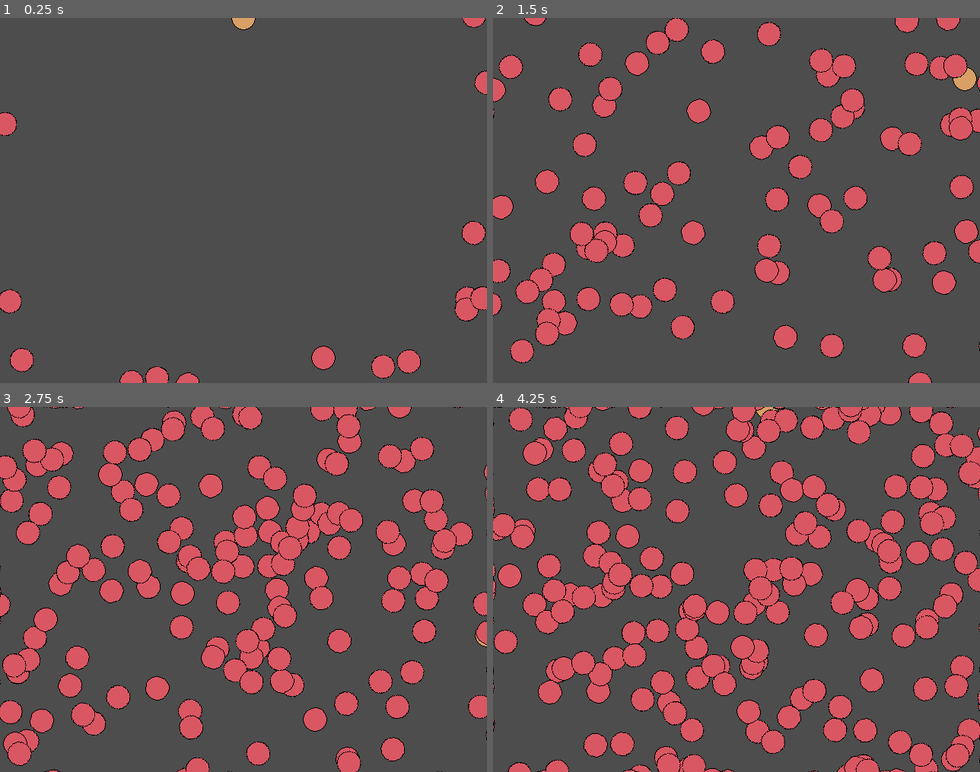
Above: before the commit, frames 1-4 (two rows, left to right).
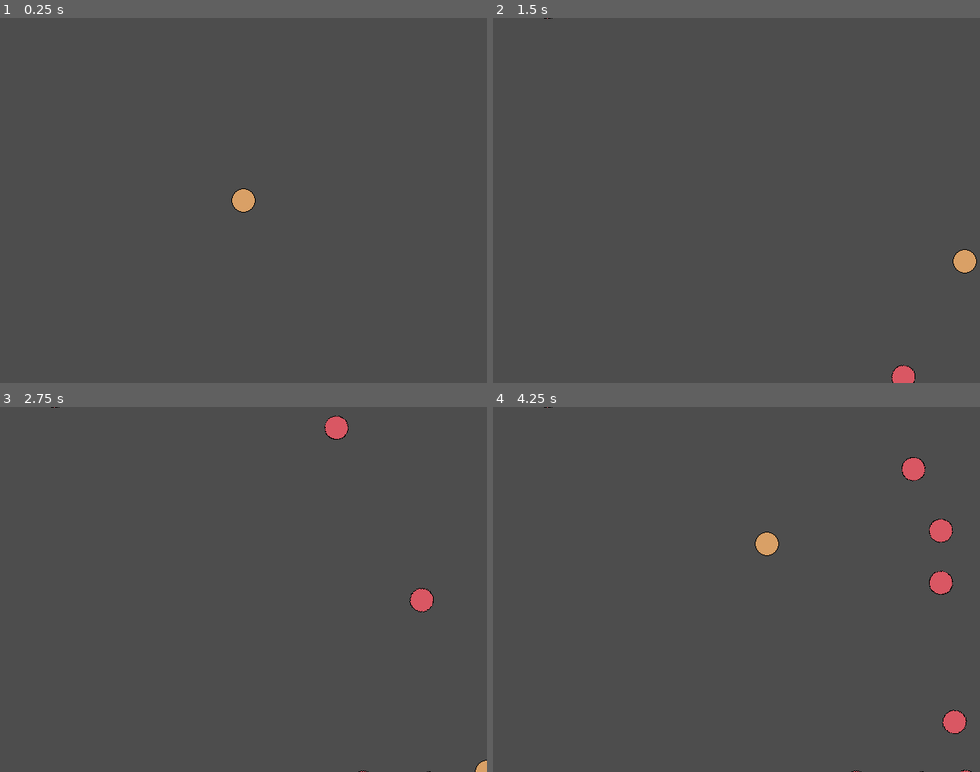
Above: after the commit, the same moments.

Repository: zundouz/ldjam54_odango
Game: Godot game, scene res://main.tscn
Same seed, same stepped clock (60 frames per second), same inputs: the game is played once before the commit and once after it.
Inputs:
- Up to frame 1 (0.25 s): no input
- Up to frame 2 (1.5 s): hold Right (move_right) 0.53-1.28 s; hold Down (move_down) from 1.28 s (still down)
- Up to frame 3 (2.75 s): release Down (move_down) at 2.03 s; hold Right (move_right) from 2.03 s (still down)
- Up to frame 4 (4.25 s): release Right (move_right) at 2.78 s; hold Up (move_up) 2.78-3.53 s; hold Left (move_left) from 3.53 s (still down)

The runs differ from the first frame. In frame 1, 3.3% of the frame differs, in the area x 0-100%, y 0-100%; in frame 2, 19%; in frame 3, 30%; in frame 4, 37%.

Commit message:
feat: Signal 成功していた
- start も
- mobtimer も

Diff:
--- a/main.gd
+++ b/main.gd
@@ -11,30 +11,7 @@
 
 # Called every frame. 'delta' is the elapsed time since the previous frame.
 func _process(delta):
-		# Create a new instance of the Mob scene.
-	var mob = mob_scene.instantiate()
-
-	# Choose a random location on Path2D.
-	var mob_spawn_location = get_node("MobPath/MobSpawnLocation")
-	print(mob_spawn_location)
-	mob_spawn_location.progress_ratio = randf()
-
-	# Set the mob's direction perpendicular to the path direction.
-	var direction = mob_spawn_location.rotation + PI / 2
-
-	# Set the mob's position to a random location.
-	mob.position = mob_spawn_location.position
-
-	# Add some randomness to the direction.
-	direction += randf_range(-PI / 4, PI / 4)
-	mob.rotation = direction
-
-	# Choose the velocity for the mob.
-	var velocity = Vector2(randf_range(150.0, 250.0), 0.0)
-	mob.linear_velocity = velocity.rotated(direction)
-
-	# Spawn the mob by adding it to the Main scene.
-	add_child(mob)
+	pass
 
 func game_over():
 	# $ScoreTimer.stop()
@@ -51,30 +28,31 @@
 	# $ScoreTimer.start()
 
 func _on_mob_timer_timeout():
-	# Create a new instance of the Mob scene.
-	var mob = mob_scene.instantiate()
-
 	# Choose a random location on Path2D.
 	var mob_spawn_location = get_node("MobPath/MobSpawnLocation")
-	print(mob_spawn_location)
 	mob_spawn_location.progress_ratio = randf()
 
 	# Set the mob's direction perpendicular to the path direction.
 	var direction = mob_spawn_location.rotation + PI / 2
+	print("mob timer timeout よばれた")
 
-	# Set the mob's position to a random location.
-	mob.position = mob_spawn_location.position
+	if true:
+		# Create a new instance of the Mob scene.
+		var mob = mob_scene.instantiate()
+		# Set the mob's position to a random location.
+		mob.position = mob_spawn_location.position
 
-	# Add some randomness to the direction.
-	direction += randf_range(-PI / 4, PI / 4)
-	mob.rotation = direction
+		# Add some randomness to the direction.
+		direction += randf_range(-PI / 4, PI / 4)
+		mob.rotation = direction
 
-	# Choose the velocity for the mob.
-	var velocity = Vector2(randf_range(150.0, 250.0), 0.0)
-	mob.linear_velocity = velocity.rotated(direction)
+		# Choose the velocity for the mob.
+		var velocity = Vector2(randf_range(150.0, 250.0), 0.0)
+		mob.linear_velocity = velocity.rotated(direction)
 
-	# Spawn the mob by adding it to the Main scene.
-	add_child(mob)
+		# Spawn the mob by adding it to the Main scene.
+		add_child(mob)
+
 
 #func _on_start_timer_timeout():
 #	#func _on_StartTimer_timeout():
--- a/main.tscn
+++ b/main.tscn
@@ -27,10 +27,10 @@
 rotation = -0.00312499
 
 [node name="StartPosition" type="Marker2D" parent="."]
-position = Vector2(320, 0)
+position = Vector2(320, 240)
 
 [node name="StartTimer" type="Timer" parent="."]
-wait_time = 2.0
+wait_time = 0.001
 one_shot = true
 
 [connection signal="timeout" from="MobTimer" to="." method="_on_mob_timer_timeout"]
